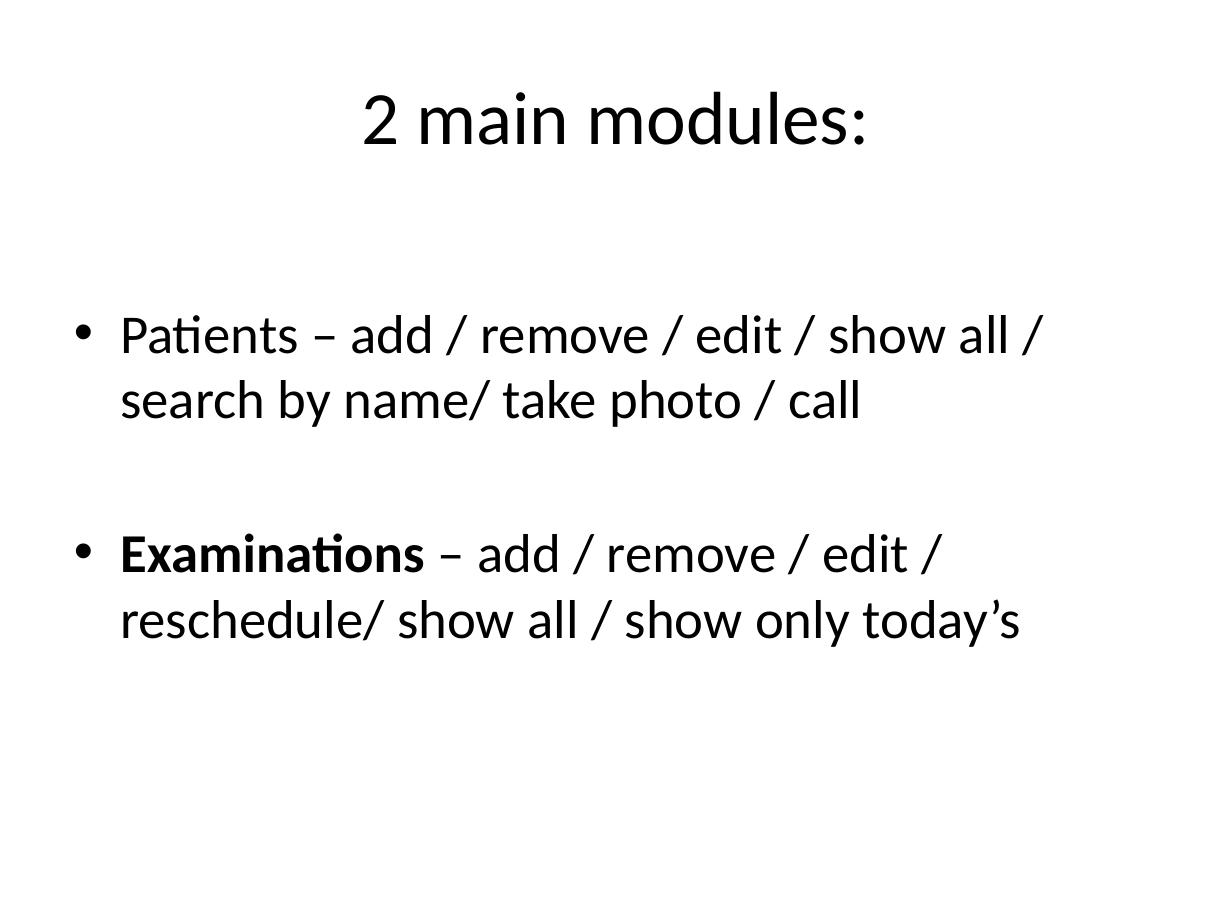
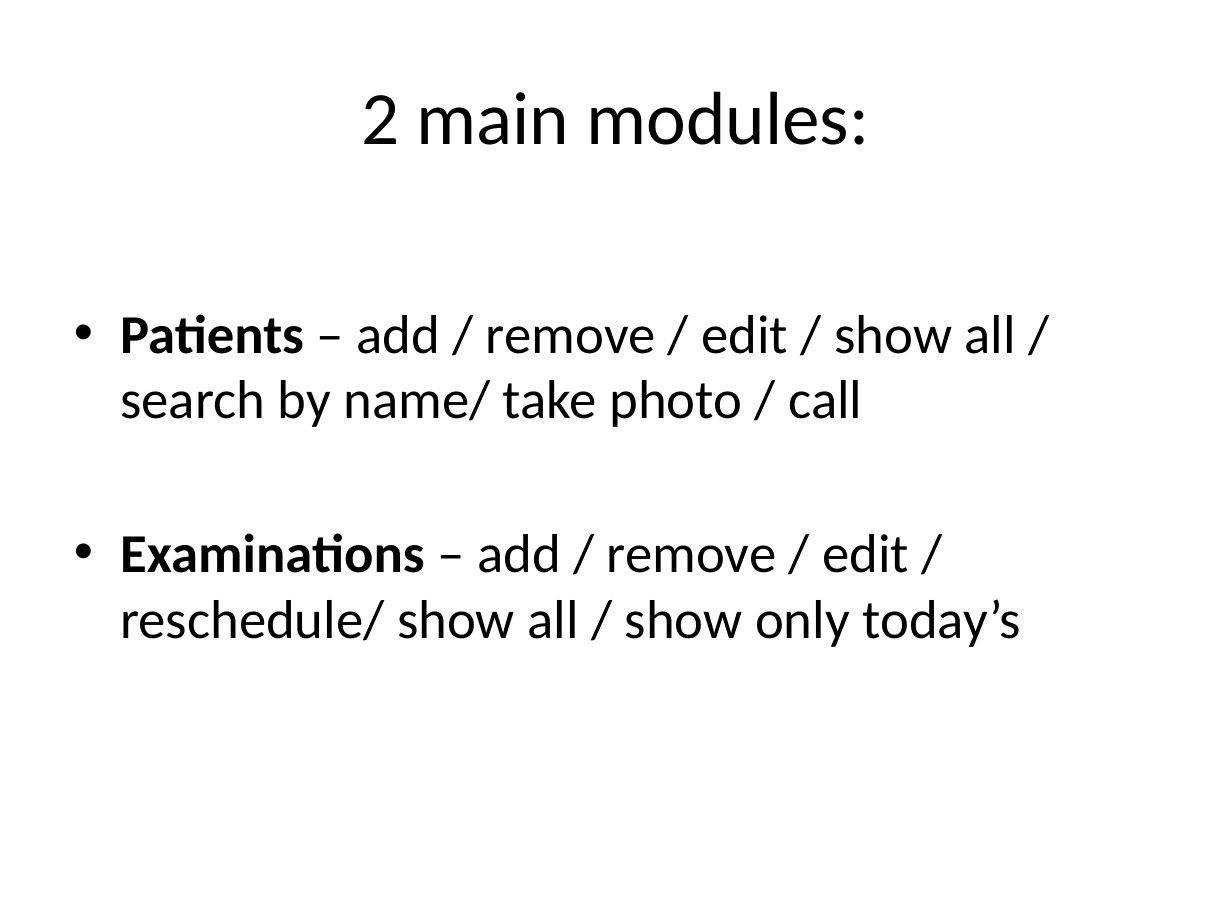
Before and after one commit to gparlakov/MedicMobile, a slide deck: slide 3 of Project.pptx. Drawn at 1232x924 pixels with LibreOffice and Linux fonts; fonts in the diff are those of the drawing. Boxes give left, top, right and bottom in pixels: in the first picture for what was removed or moved away, otherwise in the second. Text is boxed around its words. In the diff, an @@ line names an element or a change of style, - is before the commit and + after.

```diff
--- a/Project.pptx
+++ b/Project.pptx
@@ text at (120,314,1016,427): bold on in "Patients" @@
```
Also in this commit, not shown: 1 other slide changed.
